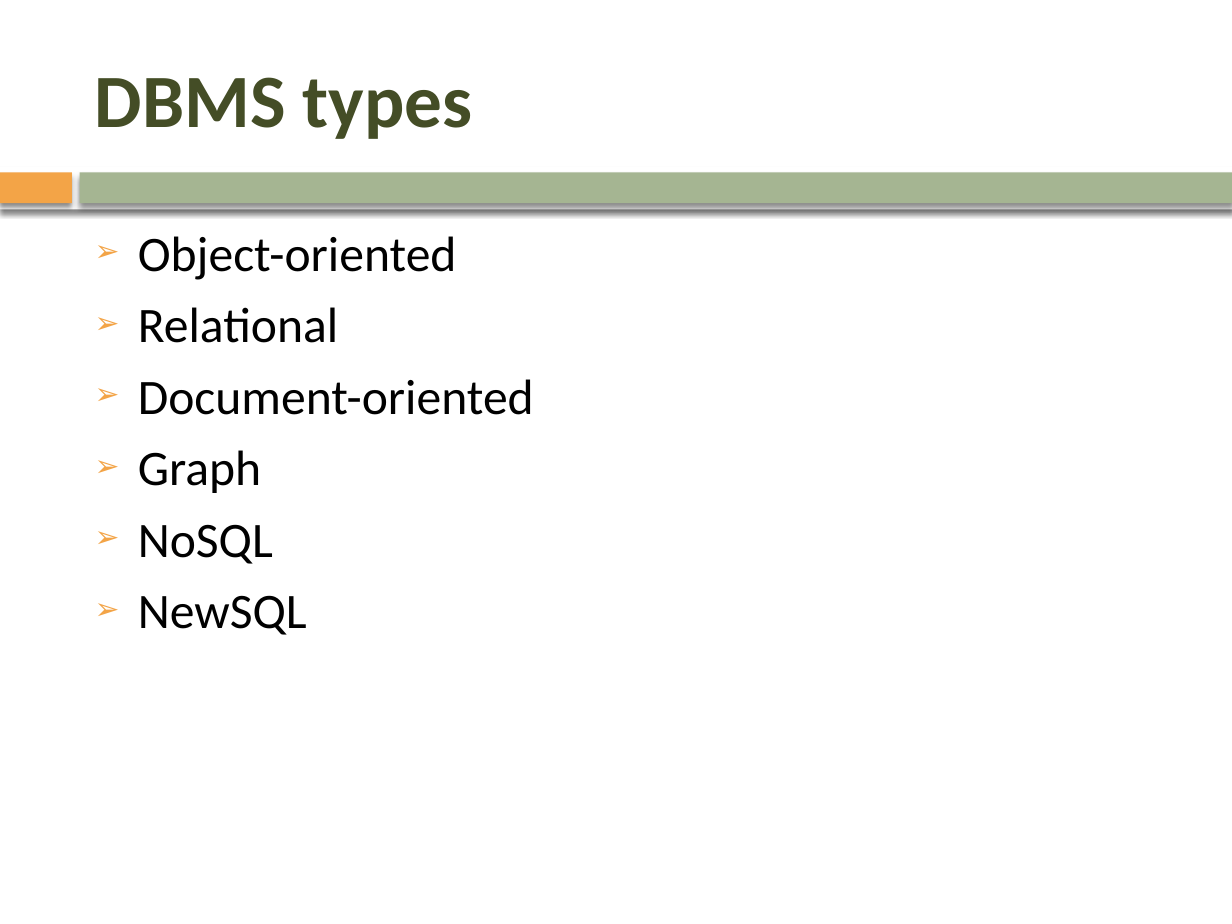
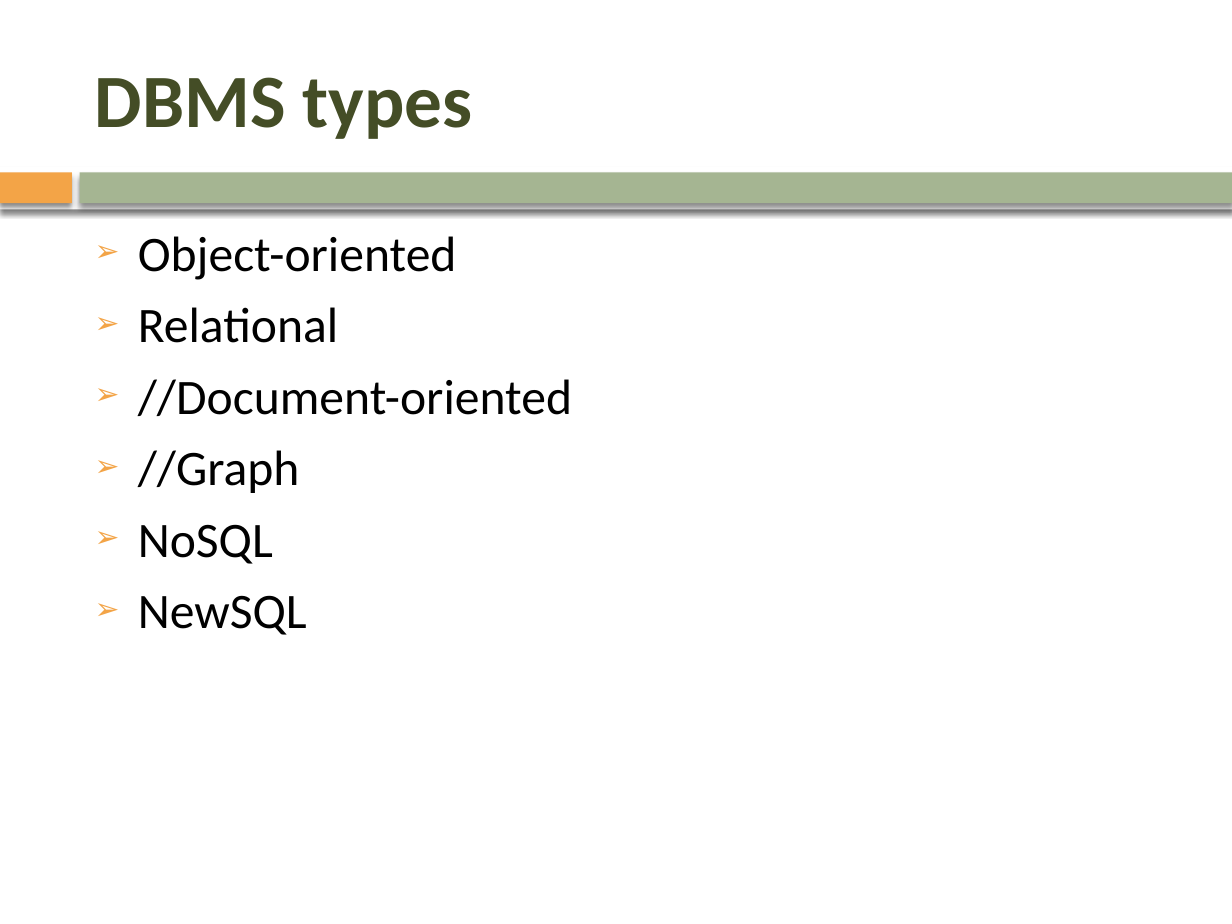
Before and after one commit to mrviit/notes, a slide deck: slide 7 of pp_template/nonsql/NoSQL.pptx. Drawn at 1232x924 pixels with LibreOffice and Linux fonts; fonts in the diff are those of the drawing; background and template pictures are left out. Boxes give left, top, right and bottom in pixels: in the first picture for what was removed or moved away, otherwise in the second. Text is boxed around its words. In the diff, an @@ line names an element or a change of style, - is before the commit and + after.

```diff
--- a/pp_template/nonsql/NoSQL.pptx
+++ b/pp_template/nonsql/NoSQL.pptx
@@ text at <box>138,379,572,493</box>: text changed @@
-➢ Document-oriented
-➢ Graph
+➢ //Document-oriented
+➢ //Graph
```
Also in this commit, not shown: 22 other slides changed, 3 slides removed, 2 other files.
